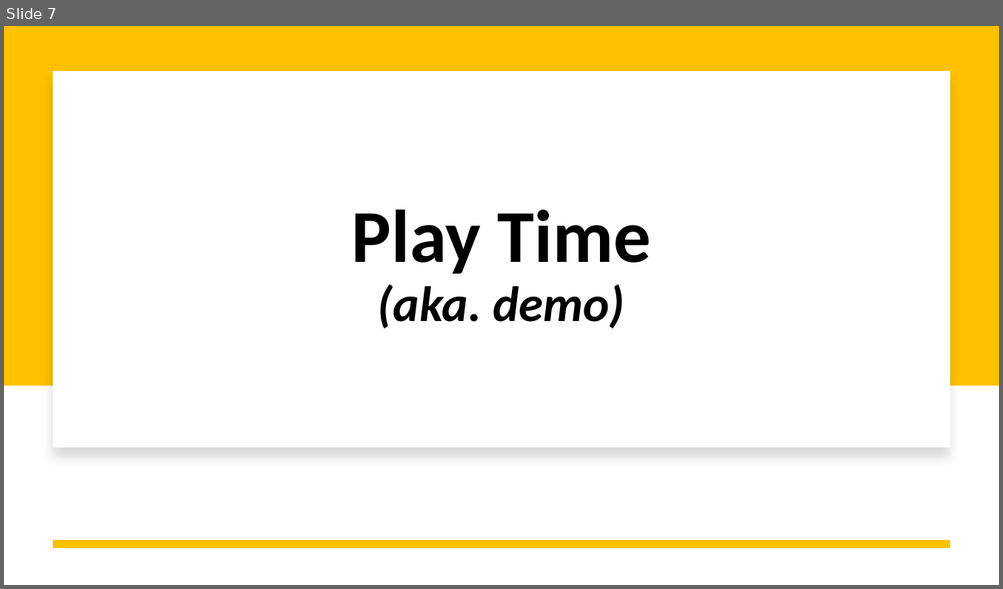
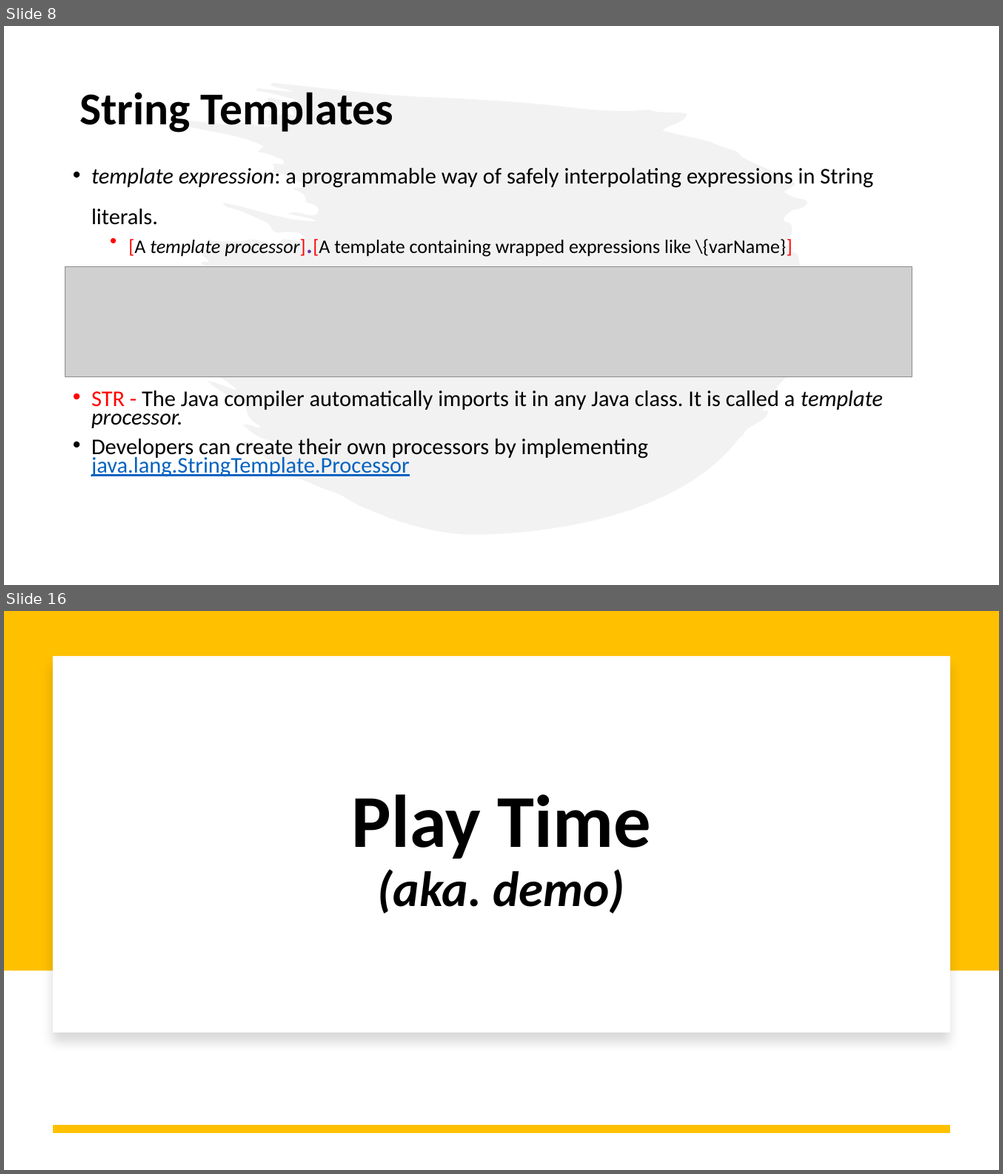
Before and after one commit to iuliana/jdk21-parent-project, a slide deck: Java21-Presentation.pptx. Shown one above the other, each under a label of ours: slide 7 before the commit, slides 8 and 16 after it; the slides between them are not shown. The pictures are 1003x589 and 1003x1174 pixels, drawn with LibreOffice and Linux fonts; fonts in the diff are those of the drawing; grey boxes stand for pictures. Boxes give left, top, right and bottom in pixels: in the first picture for what was removed or moved away, otherwise in the second. Text is boxed around its words. In the diff, an @@ line names an element or a change of style, - is before the commit and + after.

```diff
--- a/Java21-Presentation.pptx
+++ b/Java21-Presentation.pptx
@@ slide 8 added at [4, 26, 999, 585], background #FFFFFF @@
@@ title added at [79, 92, 393, 133], 44 pt, text #000000, bold @@
+String Templates
@@ freeform shape added at [168, 83, 836, 535], fill #E7E6E6 at 50% opacity @@
@@ text added at [91, 168, 882, 477], 21.7 pt, text #000000 @@
+• template expression: a programmable way of safely interpolating expressions in String literals.
+  • [A template processor].[A template containing wrapped expressions like \{varName}]
+• STR - The Java compiler automatically imports it in any Java class. It is called a template processor.
+• Developers can create their own processors by implementing java.lang.StringTemplate.Processor
@@ picture added at [65, 267, 912, 378] @@
@@ what was slide 7 is now slide 16 @@
```
Also in this commit, not shown: 4 slides changed, 7 other slides added, 22 other files.
